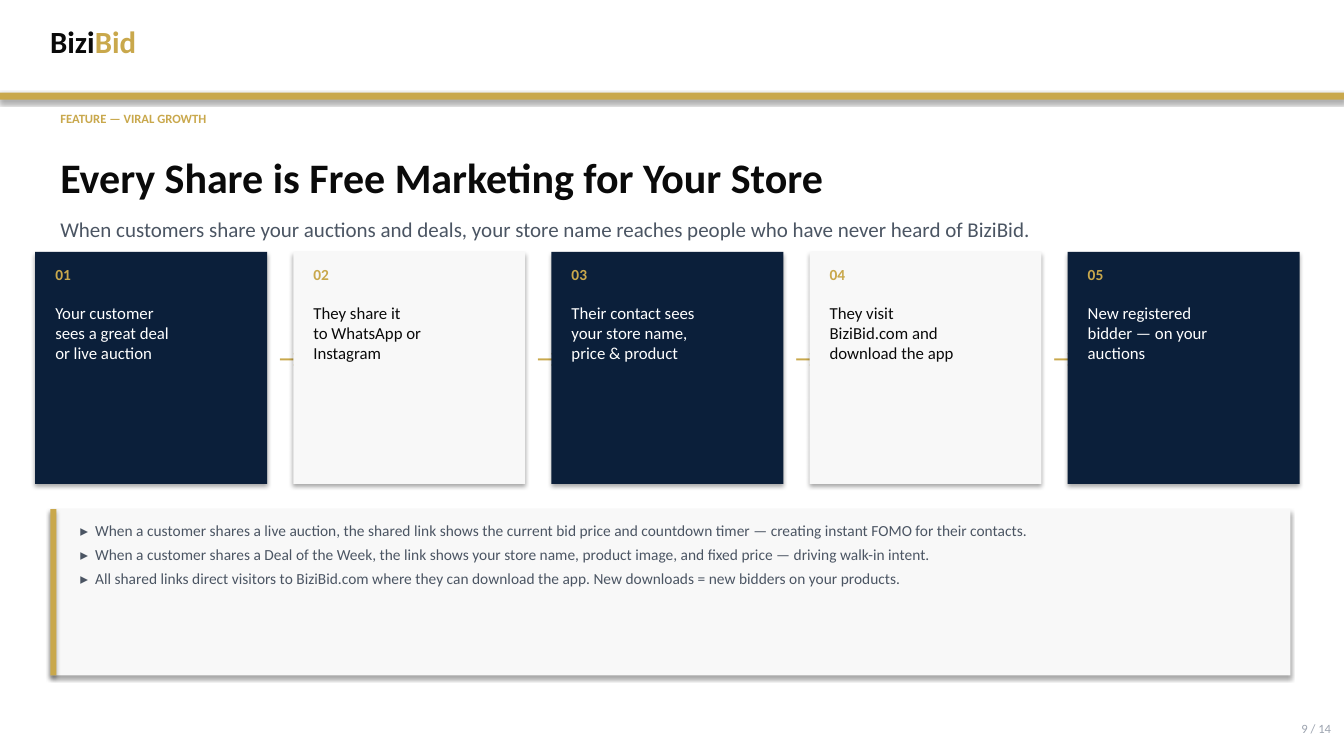
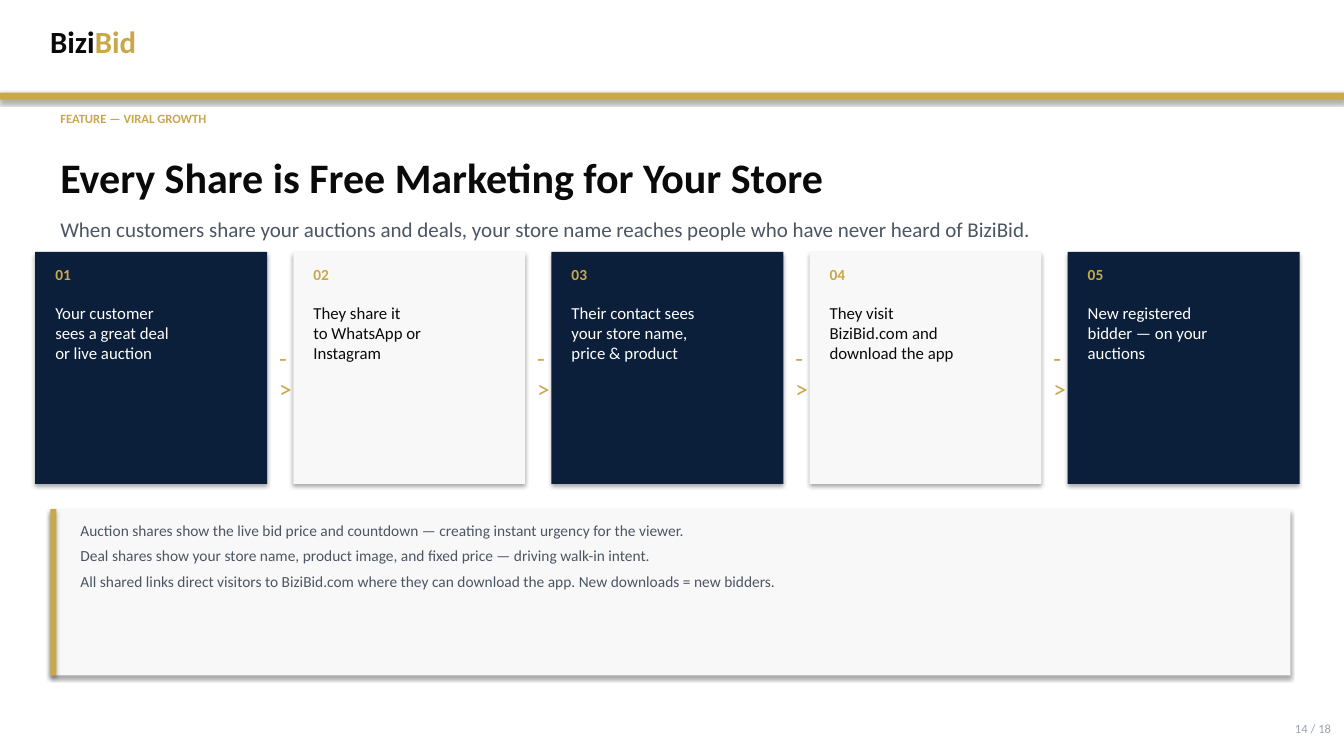
Before and after one commit to solarXpower/massy-pitch-demo, a slide deck: slide 14 of Marketing/BiziBid-Partner-Presentation.pptx (slide 9 before the commit). Drawn at 1344x756 pixels with LibreOffice and Linux fonts; fonts in the diff are those of the drawing. Boxes give left, top, right and bottom in pixels: in the first picture for what was removed or moved away, otherwise in the second. Text is boxed around its words. In the diff, an @@ line names an element or a change of style, - is before the commit and + after.

```diff
--- a/Marketing/BiziBid-Partner-Presentation.pptx
+++ b/Marketing/BiziBid-Partner-Presentation.pptx
@@ text at (269,338,291,388): text changed @@
-→
+->
@@ text at (527,338,549,388): text changed @@
-→
+->
@@ text at (785,338,808,388): text changed @@
-→
+->
@@ text at (1044,338,1066,388): text changed @@
-→
+->
@@ text at (80,525,775,590): text changed @@
-▸ When a customer shares a live auction, the shared link shows the current bid price and countdown timer — creating instant FOMO for their contacts.
-▸ When a customer shares a Deal of the Week, the link shows your store name, product image, and fixed price — driving walk-in intent.
-▸ All shared links direct visitors to BiziBid.com where they can download the app. New downloads = new bidders on your products.
+Auction shares show the live bid price and countdown — creating instant urgency for the viewer.
+Deal shares show your store name, product image, and fixed price — driving walk-in intent.
+All shared links direct visitors to BiziBid.com where they can download the app. New downloads = new bidders.
@@ text at (1295,724,1331,733): text changed @@
-9 / 14
+14 / 18
```
Also in this commit, not shown: 10 other slides changed, 7 slides added, 3 slides removed, 2 other files.
